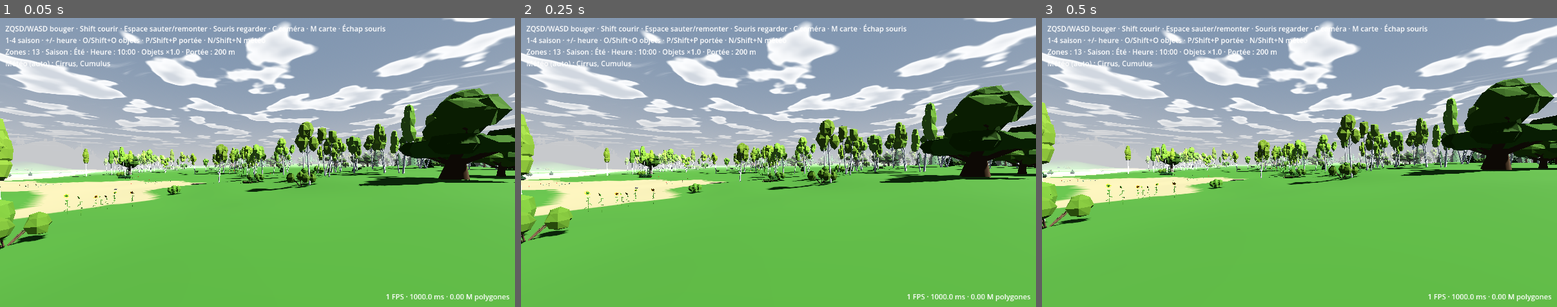
Above: before the commit, frames 1-3 (left to right).
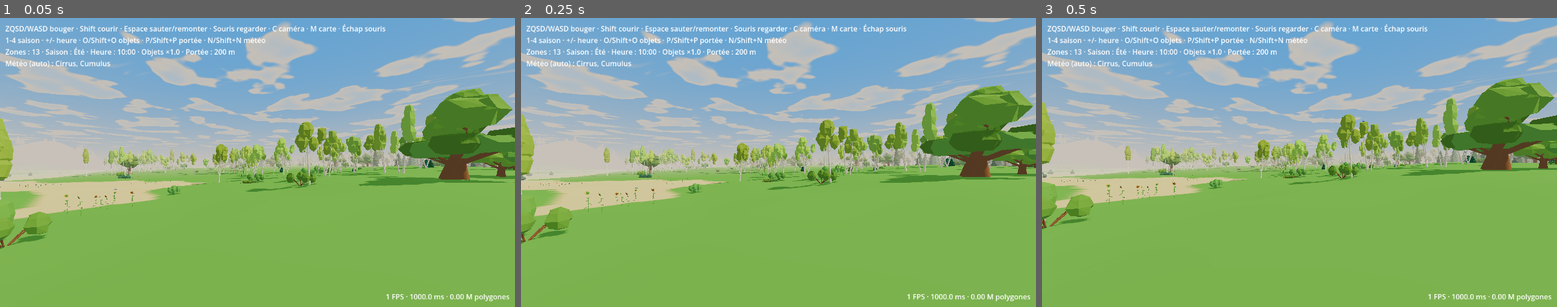
Above: after the commit, the same moments.

Repository: tdebarochez/openworld
Game: Godot game, scene res://main.tscn
Same seed, same stepped clock (60 frames per second), same inputs: the game is played once before the commit and once after it.
Inputs:
- Up to frame 1 (0.05 s): no input
- Up to frame 2 (0.25 s): no input
- Up to frame 3 (0.5 s): no input

The runs differ from the first frame. In frame 1, 63% of the frame differs, in the area x 0-100%, y 0-100%; in frame 2, 63%; in frame 3, 63%.

Commit message:
Central palette and soft sky-driven lighting (art direction step 1)
assets/palette.json is now the single source of the game's colours: 20 named
sRGB colours (greens from fresh to deep, sand, ochre path, bark, ink, cream,
terracotta and slate roofs, grey-blue stone, sky, pale warm haze, water,
gold, rose, snow, sun, lamp) plus per-season ground colours, autumn leaves,
blossom/petals, ice and the seasons' light table. seasons.gd loads it
(colour(name)), world.gd/weather.gd/player.gd use it for the terrain keys,
water, lamps, village props, sky, haze and sun, and tools/make_*.py read it
for every model material (models regenerated, still byte-identical on
re-runs; house slot 1 is still the roof, leaves still tintable).

Lighting: warm sun with light, slightly blurred shadows, sky ambient filling
them, AgX tonemapping with saturation restored after it and a per-channel
grade (bluish darks, warm lights), fog starting at 30 % of the view distance
in the pale haze. daynight.apply() also eases the saturation boost under
overcast, at dusk and at night, greys saturated skies fully under overcast,
and dusk light is a little softer. Compatibility gets its own sun/ambient/
contrast (it lights in sRGB) and skips the colour curves, which it applies
far stronger. New tests/test_palette.gd checks every material and scene
colour comes from the palette.

Co-Authored-By: Claude Opus 5.5 <noreply@anthropic.com>

Diff:
--- a/assets/flowers/flowers.json
+++ b/assets/flowers/flowers.json
@@ -18,7 +18,7 @@
     ],
     "habitat": "plain",
     "height_m": 0.41,
-    "colour": "scarlet red closed cups",
+    "colour": "warm red closed cups",
     "real_plant": "garden tulip (Tulipa gesneriana)"
   },
   {
@@ -29,7 +29,7 @@
     ],
     "habitat": "any",
     "height_m": 0.52,
-    "colour": "bright red four-petalled cups with a black centre",
+    "colour": "warm red four-petalled cups with a dark centre",
     "real_plant": "corn poppy (Papaver rhoeas)"
   },
   {
@@ -41,7 +41,7 @@
     ],
     "habitat": "hills",
     "height_m": 0.32,
-    "colour": "mauve-pink flower spikes on a dark green mound",
+    "colour": "rose-pink flower spikes on a dark green mound",
     "real_plant": "common heather (Calluna vulgaris)"
   },
   {
--- /dev/null
+++ b/assets/palette.json
@@ -0,0 +1,45 @@
+{
+  "_doc": "Single source of the game's colours (sRGB hex). Read by seasons.gd (and through it world.gd, weather.gd) and by tools/make_*.py for model materials: regenerate the models after a change. Season entries take a colour name or a hex value.",
+  "colours": {
+    "grass": "#66a050",
+    "leaf_light": "#8db552",
+    "leaf": "#5b8c45",
+    "leaf_deep": "#2f5e46",
+    "sand": "#e6cf98",
+    "ochre": "#b99b74",
+    "bark": "#7b5a40",
+    "ink": "#3d3538",
+    "cream": "#f0e2c3",
+    "terracotta": "#a95b43",
+    "slate": "#66717f",
+    "stone": "#a3a7a8",
+    "sky": "#64a3e6",
+    "haze": "#f2e9da",
+    "water": "#5aa5b5",
+    "gold": "#dcae55",
+    "rose": "#e99fae",
+    "snow": "#f5f3ee",
+    "sun": "#ffe6c2",
+    "lamp": "#ffcf8f"
+  },
+  "ground": {
+    "_order": "sand, rock, peak, grass, road; summer is what world.gd bakes into the terrain (the shader's keys)",
+    "summer": ["sand", "stone", "snow", "grass", "ochre"],
+    "autumn": ["sand", "stone", "snow", "#b9a75c", "#b98b55"],
+    "winter": ["#e3e6ea", "stone", "snow", "snow", "#d2cbc0"],
+    "spring": ["sand", "stone", "snow", "#98c160", "ochre"]
+  },
+  "autumn_leaves": ["gold", "#dd8a3c", "terracotta", "bark", "#d6a64c"],
+  "dry_leaves": "bark",
+  "fresh_leaves": "leaf_light",
+  "blossom": ["rose", "snow"],
+  "petals": ["rose", "#f3c3cc", "#de8597"],
+  "ice": "#b3cedcf2",
+  "light": {
+    "_doc": "Per season: sun colour and energy relative to summer, haze target and mix, fog start and shadow opacity relative to summer",
+    "summer": {"sun": "#ffffff", "energy": 1.0, "haze": "#ffffff", "mix": 0.0, "fog": 1.0, "shadow": 1.0},
+    "autumn": {"sun": "#ffe2bc", "energy": 0.9, "haze": "#f1d6b4", "mix": 0.45, "fog": 0.8, "shadow": 1.0},
+    "winter": {"sun": "#eef1fb", "energy": 0.7, "haze": "#e4e9ee", "mix": 0.6, "fog": 0.6, "shadow": 0.5},
+    "spring": {"sun": "#fffbee", "energy": 1.05, "haze": "#e6f0f0", "mix": 0.25, "fog": 1.1, "shadow": 1.0}
+  }
+}
--- a/daynight.gd
+++ b/daynight.gd
@@ -18,13 +18,13 @@
 const SCRUB_SPEED := 2.0  # game hours per real second while + or - is held
 const TAP := 0.25  # game hours per press
 # Multipliers of the season's colours (white = the season's noon look).
-const SUN_WARM := Color(1.0, 0.55, 0.3)
+const SUN_WARM := Color(1.0, 0.62, 0.38)
 const MOON := Color(0.55, 0.65, 1.0)
 const MOON_ENERGY := 0.35
-const DUSK_HAZE := Color(1.45, 0.8, 0.5)
+const DUSK_HAZE := Color(1.3, 0.82, 0.6)
 const NIGHT_HAZE := Color(0.1, 0.14, 0.3)
 const NIGHT_TOP := Color(0.04, 0.07, 0.2)
-const NIGHT_AMBIENT := Color(0.3, 0.4, 0.75)  # Compatibility renderer only (flat ambient)
+const NIGHT_AMBIENT := Color(0.1, 0.14, 0.3)  # Compatibility renderer only (flat ambient)
 const FLASH := 0.7  # sky brightening by a close lightning strike
 # Milky Way: pole of its great circle (22° up towards SE, so the band arches 68° high from SW to NE),
 # core longitude along it from the SW horizon (24° up in the WSW), and glow colours/strength (sRGB).
@@ -149,6 +149,8 @@
 	env.fog_depth_begin = s.fog * (1.0 - 0.6 * (wx.rain if wx else 0.0))
 	env.ambient_light_color = s.ambient * NIGHT_AMBIENT.lerp(Color.WHITE, day) * (1.0 - 0.3 * dim)
 	env.ambient_light_energy = world.seasons.base.ambient_energy * (1.0 + 6.0 * flash.r)
+	# The grade's saturation boost is for clear daylight: softer under overcast, in the low warm sun, at night.
+	env.adjustment_saturation = world.GRADE_SATURATION * (1.0 - 0.45 * dim - 0.25 * warm - 0.2 * (1.0 - day))
 	if floori(time * 60.0) != _applied:  # the clock only shows minutes: don't relayout the HUD every frame
 		_applied = floori(time * 60.0)
 		world._update_hud()
@@ -157,7 +159,7 @@
 ## Overcast sky: towards its own grey, darker.
 static func _grey(c: Color, dim: float) -> Color:
 	var l := c.get_luminance()
-	return c.lerp(Color(l, l, l * 1.05), dim * 0.8) * (1.0 - 0.45 * dim)
+	return c.lerp(Color(l, l, l * 1.05), minf(dim * 1.1, 1.0)) * (1.0 - 0.45 * dim)
 
 
 ## Star field and Milky Way for the sky cover (equirectangular, row 0 = zenith), faded in at night.
--- a/player.gd
+++ b/player.gd
@@ -53,7 +53,7 @@
 	iso_cam.rotation = Vector3(ISO_PITCH, ISO_YAW, 0)
 	add_child(iso_cam)
 	var mat := StandardMaterial3D.new()
-	mat.albedo_color = Color(0.85, 0.3, 0.2)
+	mat.albedo_color = world.seasons.colour("terracotta")
 	avatar.mesh = CapsuleMesh.new()  # same size as the collision capsule
 	avatar.material_override = mat
 	var nose := MeshInstance3D.new()  # shows which way the player faces
--- a/seasons.gd
+++ b/seasons.gd
@@ -7,29 +7,31 @@
 enum Season { SUMMER, AUTUMN, WINTER, SPRING }
 const NAMES := ["Été", "Automne", "Hiver", "Printemps"]
 
+const SEASON_KEYS := ["summer", "autumn", "winter", "spring"]  # as in assets/flowers/flowers.json and palette.json
+# Every colour of the game, by name (assets/palette.json, also read by tools/make_*.py).
+static var palette: Dictionary = JSON.parse_string(FileAccess.get_file_as_string("res://assets/palette.json"))
 # Ground colours (sRGB) per season: sand, rock, peak, grass, road. Summer = world._ground_color and
-# world.ROAD_COLOR, which the terrain shader uses as keys to recognise each category in the mesh.
-const GROUND := [
-	[Color(0.76, 0.7, 0.5), Color(0.45, 0.42, 0.4), Color(0.92, 0.92, 0.95), Color(0.3, 0.55, 0.2), Color(0.55, 0.45, 0.32)],
-	[Color(0.76, 0.7, 0.5), Color(0.45, 0.42, 0.4), Color(0.92, 0.92, 0.95), Color(0.56, 0.5, 0.27), Color(0.5, 0.4, 0.28)],
-	[Color(0.84, 0.85, 0.89), Color(0.5, 0.5, 0.53), Color(0.97, 0.98, 1.0), Color(0.9, 0.92, 0.96), Color(0.76, 0.75, 0.76)],
-	[Color(0.76, 0.7, 0.5), Color(0.45, 0.42, 0.4), Color(0.92, 0.92, 0.95), Color(0.38, 0.68, 0.24), Color(0.55, 0.45, 0.32)],
-]
-const AUTUMN_LEAVES := [Color(0.9, 0.7, 0.12), Color(0.9, 0.45, 0.08), Color(0.75, 0.16, 0.06),
-	Color(0.5, 0.3, 0.12), Color(0.85, 0.55, 0.1)]
-const DRY_LEAVES := Color(0.45, 0.3, 0.15)  # the odd oak keeps its dead leaves in winter
-const FRESH_LEAVES := Color(0.5, 0.8, 0.28)
-const BLOSSOM := [Color(0.97, 0.78, 0.85), Color(0.97, 0.95, 0.92)]
+# world.road_color, which the terrain shader uses as keys to recognise each category in the mesh.
+var GROUND := SEASON_KEYS.map(func(s): return colours(palette.ground[s]))
+var AUTUMN_LEAVES := colours(palette.autumn_leaves)
+var DRY_LEAVES := colour(palette.dry_leaves)  # the odd oak keeps its dead leaves in winter
+var FRESH_LEAVES := colour(palette.fresh_leaves)
+var BLOSSOM := colours(palette.blossom)
 # Sun colour/energy, haze (sky horizon + fog colour) target and mix, fog start relative to summer,
 # shadow opacity relative to summer (winter's overcast light: softer shadows, incl. the snowflakes').
-const LIGHT := [
-	{"sun": Color.WHITE, "energy": 1.0, "haze": Color.WHITE, "mix": 0.0, "fog": 1.0, "shadow": 1.0},
-	{"sun": Color(1.0, 0.85, 0.68), "energy": 0.9, "haze": Color(0.86, 0.76, 0.64), "mix": 0.45, "fog": 0.7, "shadow": 1.0},
-	{"sun": Color(0.8, 0.88, 1.0), "energy": 0.65, "haze": Color(0.82, 0.86, 0.92), "mix": 0.7, "fog": 0.5, "shadow": 0.45},
-	{"sun": Color(1.0, 0.98, 0.9), "energy": 1.05, "haze": Color(0.78, 0.88, 0.96), "mix": 0.2, "fog": 1.1, "shadow": 1.0},
-]
-const PETALS := [Color(0.97, 0.62, 0.76), Color(0.95, 0.5, 0.68), Color(0.98, 0.8, 0.88)]  # pink reads on the sky
-const ICE := Color(0.62, 0.75, 0.86, 0.95)
+var LIGHT := SEASON_KEYS.map(func(s): return palette.light[s].merged(
+	{"sun": colour(palette.light[s].sun), "haze": colour(palette.light[s].haze)}, true))
+var PETALS := colours(palette.petals)  # pink reads on the sky
+var ICE := colour(palette.ice)
+
+
+## A palette colour by name, or a hex value.
+static func colour(key: String) -> Color:
+	return Color.html(palette.colours.get(key, key))
+
+
+static func colours(keys: Array) -> Array:
+	return keys.map(colour)
 
 const TERRAIN_SHADER := """
 shader_type spatial;
@@ -55,12 +57,13 @@
 shader_type spatial;
 render_mode cull_disabled;
 uniform vec3 leaf : source_color;
+uniform vec3 snow : source_color;
 varying float up;
 void vertex() {
 	up = normalize((MODEL_MATRIX * vec4(NORMAL, 0.0)).xyz).y;
 }
 void fragment() {
-	ALBEDO = mix(leaf * COLOR.rgb, vec3(0.9, 0.93, 0.97), smoothstep(0.3, 0.7, up));
+	ALBEDO = mix(leaf * COLOR.rgb, snow, smoothstep(0.3, 0.7, up));
 	ROUGHNESS = 0.9;
 }
 """
@@ -77,7 +80,6 @@
 var sky: ProceduralSkyMaterial
 var sun: DirectionalLight3D
 var base := {}  # summer light values
-const SEASON_KEYS := ["summer", "autumn", "winter", "spring"]  # as in assets/flowers/flowers.json
 var flower_mats := []  # per flower kind: its original material per surface
 var hidden_mat := StandardMaterial3D.new()  # alpha-scissored away, shadows included
 var light := {}  # this season's noon light (keys of base); daynight.gd applies it for the hour
@@ -117,6 +119,7 @@
 		var snowy := ShaderMaterial.new()
 		snowy.shader = shader
 		snowy.set_shader_parameter("leaf", mat.albedo_color)
+		snowy.set_shader_parameter("snow", colour("snow"))
 		snowy_mats.append(snowy)
 	for m: Mesh in world.house_meshes:
 		var roof := m.surface_get_material(1) as StandardMaterial3D
@@ -124,6 +127,7 @@
 		var snowy := ShaderMaterial.new()
 		snowy.shader = shader
 		snowy.set_shader_parameter("leaf", roof.albedo_color)
+		snowy.set_shader_parameter("snow", colour("snow"))
 		snowy_roofs.append(snowy)
 	hidden_mat.transparency = BaseMaterial3D.TRANSPARENCY_ALPHA_SCISSOR
 	hidden_mat.albedo_color = Color(1, 1, 1, 0)
@@ -168,7 +172,7 @@
 	var l: Dictionary = LIGHT[s]
 	light = {"sun": base.sun * l.sun, "energy": base.energy * l.energy, "haze": base.haze.lerp(l.haze, l.mix),
 		"top": base.top.lerp(l.haze, l.mix * 0.5), "fog": base.fog * l.fog,
-		"ambient": base.ambient * l.sun, "shadow": base.shadow * l.shadow}  # ambient: only used by the Compatibility renderer
+		"ambient": base.ambient.lerp(l.haze, l.mix) * l.sun, "shadow": base.shadow * l.shadow}  # ambient: only used by the Compatibility renderer
 	world.daynight.apply()  # final sun/sky/fog = this season's light × time of day × weather
 	_set_flowers()
 	for pair in [[leaves, Season.AUTUMN], [petals, Season.SPRING]]:  # snow: weather.gd (winter precipitation)
@@ -264,6 +268,7 @@
 	flake.rings = 3
 	var mat := StandardMaterial3D.new()
 	mat.shading_mode = BaseMaterial3D.SHADING_MODE_UNSHADED
+	mat.albedo_color = colour("snow")
 	flake.material = mat
 	snow.mesh = flake
 	snow.emitting = false
--- /dev/null
+++ b/tests/test_palette.gd
@@ -0,0 +1,69 @@
+extends SceneTree
+# Run: godot --headless --path . -s tests/test_palette.gd
+# assets/palette.json loads and every colour of the scene comes from it: model materials (from
+# tools/make_*.py), terrain keys, water, lamps, village props, sky, haze and sun.
+
+var w
+var frames := 0
+
+
+func _initialize() -> void:
+	w = load("res://main.tscn").instantiate()
+	root.add_child(w)
+
+
+func _physics_process(_delta: float) -> bool:
+	frames += 1
+	if frames == 1:
+		if _check():
+			print("PALETTE OK")
+			quit()
+		else:
+			quit(1)
+	return false
+
+
+## The palette colour within glTF/8-bit rounding of `c` (rgb), or "" if none.
+func _name(c: Color) -> String:
+	for n in w.seasons.palette.colours:
+		var p: Color = w.seasons.colour(n)
+		if absf(p.r - c.r) < 0.004 and absf(p.g - c.g) < 0.004 and absf(p.b - c.b) < 0.004:
+			return n
+	return ""
+
+
+func _check():
+	var s = w.seasons
+	assert(s.palette.colours.size() >= 12, "palette not loaded")
+	assert(s.colour("grass") == Color.html(s.palette.colours.grass) and s.colour("#102030") == Color.html("#102030"))
+	for season in s.SEASON_KEYS:  # every season entry resolves (a name or a hex value)
+		assert(s.palette.ground[season].size() == 5 and s.palette.light.has(season))
+	assert(s.GROUND[s.Season.SUMMER] == s.colours(s.palette.ground.summer))
+
+	# Model materials: every surface of every model is a palette colour (summer leaves before tinting).
+	var meshes: Array = w.species + w.bush_meshes + w.rock_meshes + w.house_meshes
+	for f in w.flowers:
+		meshes.append(f.mesh)
+	var n := 0
+	for m: Mesh in meshes:
+		for i in m.get_surface_count():
+			var mat := m.surface_get_material(i) as StandardMaterial3D
+			var albedo := mat.albedo_color
+			if mat.vertex_color_use_as_albedo:  # tintable leaves: albedo kept by seasons.gd
+				albedo = s.leaf_albedo[s.leaf_mats.find(mat)]
+			assert(_name(albedo) != "", "%s surface %d: %s is not in the palette" % [mat.resource_name, i, albedo])
+			n += 1
+	assert(n > 80)
+	assert(_name(w.house_meshes[0].surface_get_material(1).albedo_color) == "terracotta", "house_0 roof")
+
+	# Scene colours set in GDScript.
+	for c: Color in w.ground:
+		assert(_name(c) != "", "terrain key %s" % c)
+	assert(_name(w.water_mat.albedo_color) == "water" and _name(w.road_color) == "ochre")
+	assert(_name(w.lamp_color) == "lamp" and _name(w.lamp_glass.albedo_color) == "cream")
+	assert(_name(w.lamp_meshes[0].surface_get_material(0).albedo_color) == "ink")
+	for m: Mesh in w.prop_meshes:
+		for i in m.get_surface_count():
+			assert(_name(m.surface_get_material(i).albedo_color) != "", "prop colour")
+	assert(_name(s.base.top) == "sky" and _name(s.base.haze) == "haze" and _name(s.base.sun) == "sun")
+	return true
--- a/tests/test_seasons.gd
+++ b/tests/test_seasons.gd
@@ -46,7 +46,7 @@
 	var s = w.seasons
 	var S = s.Season
 	# Summer palette = the colours world bakes into the terrain (the shader's category keys).
-	assert(s.GROUND[S.SUMMER] == [w._ground_color(0, 1), w._ground_color(5, 0.5), w._ground_color(30, 1), w._ground_color(5, 1), w.ROAD_COLOR])
+	assert(s.GROUND[S.SUMMER] == [w._ground_color(0, 1), w._ground_color(5, 0.5), w._ground_color(30, 1), w._ground_color(5, 1), w.road_color])
 	var trees := _trees()
 	var kinds := {}
 	for t in trees:
--- a/weather.gd
+++ b/weather.gd
@@ -226,7 +226,7 @@
 	drop.size = Vector2(0.02, 0.6)
 	var mat := StandardMaterial3D.new()
 	mat.transparency = BaseMaterial3D.TRANSPARENCY_ALPHA
-	mat.albedo_color = Color(0.75, 0.8, 0.88, 0.45)
+	mat.albedo_color = Color(world.seasons.colour("stone"), 0.45)
 	mat.billboard_mode = BaseMaterial3D.BILLBOARD_FIXED_Y  # upright streak facing the camera, all views
 	mat.billboard_keep_scale = true
 	drop.material = mat
--- a/world.gd
+++ b/world.gd
@@ -11,6 +11,20 @@
 const VIEW_MAX := 2000.0  # ~840 zones
 const DENSITY_STEP := 0.5
 const DENSITY_MAX := 10.0
+const FOG_START := 0.3  # share of the view distance where the haze begins (full at the view distance)
+# Light (colours: assets/palette.json): sun, sky fill (ambient energy; a flat colour in Compatibility),
+# light soft sun shadows, AgX tonemapping and grade (saturation, then per-channel curves dark/mid/light).
+const SUN_ENERGY := 1.05
+const AMBIENT := 0.45
+# Compatibility lights in sRGB: a little sun goes a long way, the flat ambient carries the shadows.
+const COMPAT_SUN := 0.3
+const COMPAT_AMBIENT := 0.75
+const COMPAT_AGX_CONTRAST := 1.2
+const SHADOW_OPACITY := 0.95
+const SHADOW_BLUR := 1.5
+const AGX_CONTRAST := 1.7
+const GRADE_SATURATION := 1.4  # AgX desaturates bright colours: brought back after it
+const GRADE := [Color(0.03, 0.05, 0.11), Color(0.53, 0.5, 0.46), Color(1.0, 0.97, 0.9)]  # bluish darks, warm lights
 # Detail by distance. FULL: everything. LIGHT (beyond NEAR_DIST): terrain, trees, houses and water only —
 # no rocks, flowers or collision (nothing out there can be touched). COARSE (beyond COARSE_DIST): LIGHT
 # with a COARSE_RES m terrain grid (16x fewer triangles) and skirts hiding the cracks against finer
@@ -35,7 +49,6 @@
 const LAMP_HEIGHT := 3.4  # m, bottom of the lantern
 const LAMP_ARM := 0.55  # m from the pole to the lantern
 const LAMP_LIGHT := Vector3(LAMP_ARM, LAMP_HEIGHT + 0.2, 0)  # lantern centre = light, in the lamp's frame
-const LAMP_COLOR := Color(1.0, 0.75, 0.42)  # warm sodium-ish
 const LAMP_SHADOW_DIST := 35.0  # m from the camera within which a lamp casts shadows
 const LAMP_ON_SUN := 0.05  # lamps light up once the sun is lower than this (dir.y, ~3° above the horizon)
 enum Prop { BENCH, PLAIN_BENCH, PLANTER }  # village street furniture (_make_props); PLAIN = no backrest
@@ -52,7 +65,6 @@
 	Vector2i(-2, 0), Vector2i(-1, 0), Vector2i(1, 0), Vector2i(2, 0),
 	Vector2i(-2, 1), Vector2i(-1, 1), Vector2i(0, 1), Vector2i(1, 1), Vector2i(2, 1),
 	Vector2i(-2, 2), Vector2i(-1, 2), Vector2i(0, 2), Vector2i(1, 2), Vector2i(2, 2)]
-const ROAD_COLOR := Color(0.55, 0.45, 0.32)  # dirt; seasons.gd recolours it (5th ground key)
 enum { FREE, CLEAR, ROAD }  # layout mask: CLEAR = no trees/rocks/flowers, ROAD = dirt surface too
 const MAX_JOBS := 4  # zones built in parallel on worker threads
 const MAP_PX := 32  # map pixels per zone side (4 m per pixel)
@@ -74,6 +86,9 @@
 var noise := FastNoiseLite.new()
 var seasons := preload("res://seasons.gd").new()
 var terrain_mat: ShaderMaterial = seasons.terrain_mat  # recolours the vertex colours per season
+var ground: Array = seasons.GROUND[seasons.Season.SUMMER]  # sand, rock, peak, grass, road: baked into the terrain
+var road_color: Color = ground[4]  # dirt; seasons.gd recolours it (5th ground key)
+var lamp_color := seasons.colour("lamp")
 var daynight  # daynight.gd, made in _ready
 var weather  # weather.gd, same
 var water_mat := StandardMaterial3D.new()
@@ -115,7 +130,7 @@
 	noise.fractal_octaves = 5
 	seasons.world = self
 	add_child(seasons)
-	water_mat.albedo_color = Color(0.15, 0.4, 0.6, 0.75)
+	water_mat.albedo_color = Color(seasons.colour("water"), 0.75)
 	water_mat.transparency = BaseMaterial3D.TRANSPARENCY_ALPHA
 	water_mat.roughness = 0.05
 	# Models from tools/make_trees.py and tools/make_rocks.py (Blender), base at origin.
@@ -674,11 +689,11 @@
 ## Street lamp model: lamp_meshes[0] = pole and cap (dark metal), [1] = lantern (`lamp_glass`).
 func _make_lamp() -> void:
 	var metal := StandardMaterial3D.new()
-	metal.albedo_color = Color(0.15, 0.15, 0.16)
+	metal.albedo_color = seasons.colour("ink")
 	metal.roughness = 0.6
-	lamp_glass.albedo_color = Color(0.85, 0.8, 0.65)
+	lamp_glass.albedo_color = seasons.colour("cream")
 	lamp_glass.emission_enabled = true
-	lamp_glass.emission = LAMP_COLOR
+	lamp_glass.emission = lamp_color
 	lamp_glass.emission_energy_multiplier = 0.0  # set_lamps() turns it up at night
 	# Bracket lamp: the lantern hangs from an arm, so the pole isn't under its own light (right below
 	# the light, even a thin pole top throws a metre-wide disc of shadow on the ground).
@@ -718,9 +733,9 @@
 ## Stone parts are sunk 0.1-0.15 m for uneven ground.
 func _make_props() -> void:
 	var mats := []
-	for c in [Color(0.42, 0.28, 0.16), Color(0.56, 0.55, 0.51), Color(0.24, 0.16, 0.1)]:  # wood, stone, soil
+	for c in ["bark", "stone", "ink"]:  # wood, stone, soil
 		var m := StandardMaterial3D.new()
-		m.albedo_color = c
+		m.albedo_color = seasons.colour(c)
 		m.roughness = 0.9
 		mats.append(m)
 	# [size, centre] of each box, metres
@@ -840,7 +855,7 @@
 			var nrm := Vector3(grid[i - 1] - grid[i + 1], 2.0 * res, grid[i - g] - grid[i + g]).normalized()
 			verts.append(Vector3(x * res - half, h, z * res - half))
 			normals.append(nrm)
-			colors.append(ROAD_COLOR if mask[z * res * mn + x * res] == ROAD else _ground_color(h, nrm.y))
+			colors.append(road_color if mask[z * res * mn + x * res] == ROAD else _ground_color(h, nrm.y))
 			heights.append(h)
 			min_h = minf(min_h, h)
 
@@ -1000,7 +1015,7 @@
 		for t in lamps:
 			var light := OmniLight3D.new()
 			light.position = t * LAMP_LIGHT
-			light.light_color = LAMP_COLOR
+			light.light_color = lamp_color
 			light.light_energy = 1.6
 			light.omni_range = 11.0
 			light.omni_attenuation = 1.4
@@ -1066,7 +1081,7 @@
 func set_view_dist(d: float) -> void:
 	view_dist = d
 	seasons.env.fog_depth_end = d
-	seasons.base.fog = d * 0.4
+	seasons.base.fog = d * FOG_START
 	seasons.set_season(seasons.season)  # re-derives the season's fog start and re-applies the hour
 	for cam in [player.camera, player.tp_cam]:
 		cam.far = d + 50.0
@@ -1122,12 +1137,12 @@
 
 func _ground_color(h: float, up: float) -> Color:
 	if h < WATER_LEVEL + 1.5:
-		return Color(0.76, 0.7, 0.5)  # sand / lakebed
+		return ground[0]  # sand / lakebed
 	if up < 0.8:
-		return Color(0.45, 0.42, 0.4)  # steep = rock
+		return ground[1]  # steep = rock
 	if h > 22.0:
-		return Color(0.92, 0.92, 0.95)  # peaks
-	return Color(0.3, 0.55, 0.2)  # grass
+		return ground[2]  # peaks
+	return ground[3]  # grass
 
 
 func _update_hud() -> void:
@@ -1141,6 +1156,8 @@
 	env.sky = Sky.new()
 	var sky_mat := ProceduralSkyMaterial.new()
 	# Haze = sky horizon colour; the ground half of the sky matches it so nothing shows past the fog.
+	sky_mat.sky_top_color = seasons.colour("sky")
+	sky_mat.sky_horizon_color = seasons.colour("haze")
 	var haze := sky_mat.sky_horizon_color
 	sky_mat.ground_horizon_color = haze
 	sky_mat.ground_bottom_color = haze
@@ -1149,22 +1166,41 @@
 	env.fog_mode = Environment.FOG_MODE_DEPTH
 	env.fog_density = 1.0  # depth mode: opacity reached at fog_depth_end
 	env.fog_light_color = haze
-	env.fog_depth_begin = VIEW_DIST * 0.4
+	env.fog_depth_begin = VIEW_DIST * FOG_START
 	env.fog_depth_end = VIEW_DIST
 	env.fog_sky_affect = 0.0
+	# Soft light from the whole sky: shadows stay light and bluish, never black.
 	env.ambient_light_source = Environment.AMBIENT_SOURCE_SKY
-	if RenderingServer.get_current_rendering_method() == "gl_compatibility":
-		# Web/WebGL2 renderer over-brightens ambient and sky reflections; use a dim flat ambient.
+	env.ambient_light_energy = AMBIENT
+	var compat := RenderingServer.get_current_rendering_method() == "gl_compatibility"
+	if compat:
+		# Web/WebGL2 renderer over-brightens sky ambient and reflections; use a flat ambient of the
+		# haze tinted by the sky (with COMPAT_SUN, matched by eye and by pixel to Forward+).
 		# ponytail: hand-tuned against Forward+ screenshots, retune if lighting changes.
 		env.ambient_light_source = Environment.AMBIENT_SOURCE_COLOR
-		env.ambient_light_color = Color(0.65, 0.75, 0.9)
-		env.ambient_light_energy = 0.1
+		env.ambient_light_color = haze.lerp(sky_mat.sky_top_color, 0.35)
+		env.ambient_light_energy = COMPAT_AMBIENT
 		env.reflected_light_source = Environment.REFLECTION_SOURCE_DISABLED
-	env.tonemap_mode = Environment.TONE_MAPPER_FILMIC
+	# Filmic look: AgX keeps bright warm light from going flat yellow, then a gentle grade lifts the
+	# shadows towards blue and warms the highlights (per-channel curves).
+	env.tonemap_mode = Environment.TONE_MAPPER_AGX
+	env.tonemap_agx_contrast = COMPAT_AGX_CONTRAST if compat else AGX_CONTRAST
+	env.adjustment_enabled = true
+	env.adjustment_saturation = GRADE_SATURATION
+	if not compat:  # Compatibility applies the curves far stronger (snow turned beige): saturation only there
+		var curve := Gradient.new()
+		curve.offsets = PackedFloat32Array([0.0, 0.5, 1.0])
+		curve.colors = PackedColorArray(GRADE)
+		env.adjustment_color_correction = GradientTexture1D.new()
+		env.adjustment_color_correction.gradient = curve
 	var we := WorldEnvironment.new()
 	we.environment = env
 	add_child(we)
 	var sun := DirectionalLight3D.new()
 	sun.rotation_degrees = Vector3(-50, 30, 0)
+	sun.light_color = seasons.colour("sun")
+	sun.light_energy = COMPAT_SUN if compat else SUN_ENERGY
 	sun.shadow_enabled = true
+	sun.shadow_opacity = SHADOW_OPACITY
+	sun.shadow_blur = SHADOW_BLUR
 	add_child(sun)
Binary file changed: assets/bushes/bramble_0.glb
Binary file changed: assets/bushes/bramble_1.glb
Binary file changed: assets/bushes/bramble_2.glb
Binary file changed: assets/bushes/hazel_0.glb
Binary file changed: assets/bushes/hazel_1.glb
Binary file changed: assets/bushes/hazel_2.glb
Binary file changed: assets/bushes/holly_0.glb
Binary file changed: assets/bushes/holly_1.glb
Binary file changed: assets/bushes/holly_2.glb
Binary file changed: assets/flowers/heather.glb
Binary file changed: assets/flowers/poppy.glb
Binary file changed: assets/flowers/snowdrop.glb
(and 24 more such lines)
